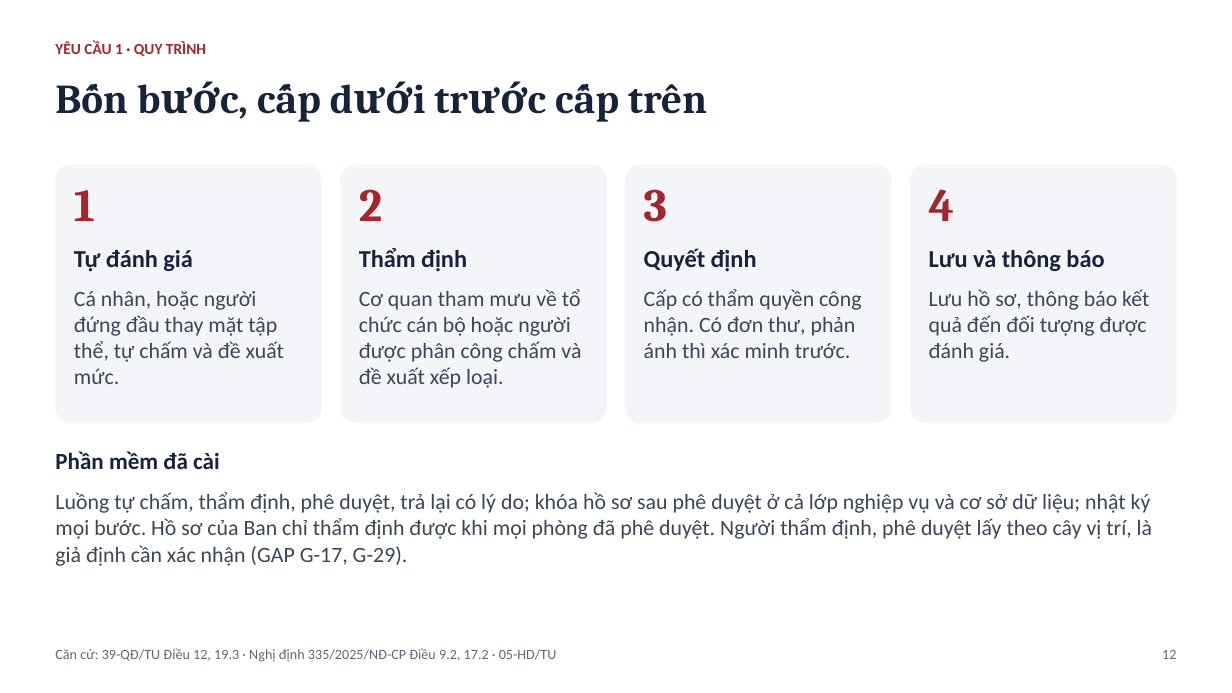
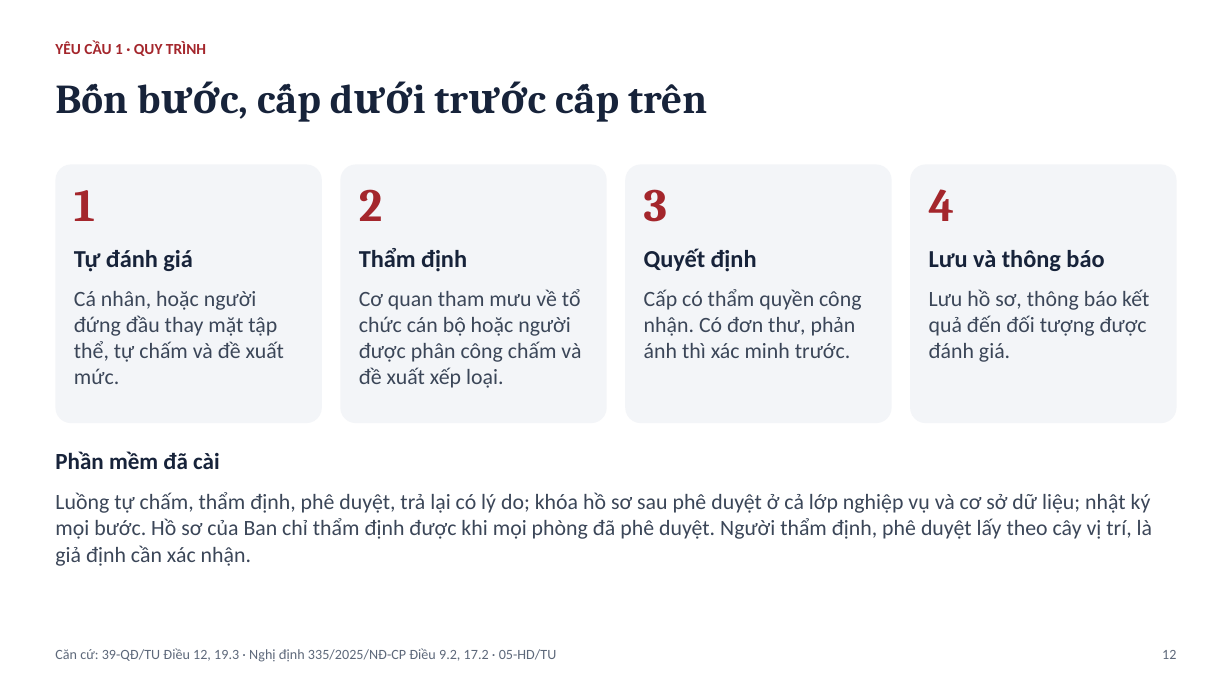
Before and after one commit to tuanhuu3264/btctu-apps, a slide deck: slide 12 of docs/tai_lieu_nop_bai/Slide-thuyet-trinh.pptx. Drawn at 1232x693 pixels with LibreOffice and Linux fonts; fonts in the diff are those of the drawing. Boxes give left, top, right and bottom in pixels: in the first picture for what was removed or moved away, otherwise in the second. Text is boxed around its words. In the diff, an @@ line names an element or a change of style, - is before the commit and + after.

```diff
--- a/docs/tai_lieu_nop_bai/Slide-thuyet-trinh.pptx
+++ b/docs/tai_lieu_nop_bai/Slide-thuyet-trinh.pptx
@@ text at (x1=55, y1=492, x2=1152, y2=566): text changed @@
-Luồng tự chấm, thẩm định, phê duyệt, trả lại có lý do; khóa hồ sơ sau phê duyệt ở cả lớp nghiệp vụ và cơ sở dữ liệu; nhật ký mọi bước. Hồ sơ của Ban chỉ thẩm định được khi mọi phòng đã phê duyệt. Người thẩm định, phê duyệt lấy theo cây vị trí, là giả định cần xác nhận (GAP G-17, G-29).
+Luồng tự chấm, thẩm định, phê duyệt, trả lại có lý do; khóa hồ sơ sau phê duyệt ở cả lớp nghiệp vụ và cơ sở dữ liệu; nhật ký mọi bước. Hồ sơ của Ban chỉ thẩm định được khi mọi phòng đã phê duyệt. Người thẩm định, phê duyệt lấy theo cây vị trí, là giả định cần xác nhận.
```
Also in this commit, not shown: 7 other slides changed, 19 other files.
